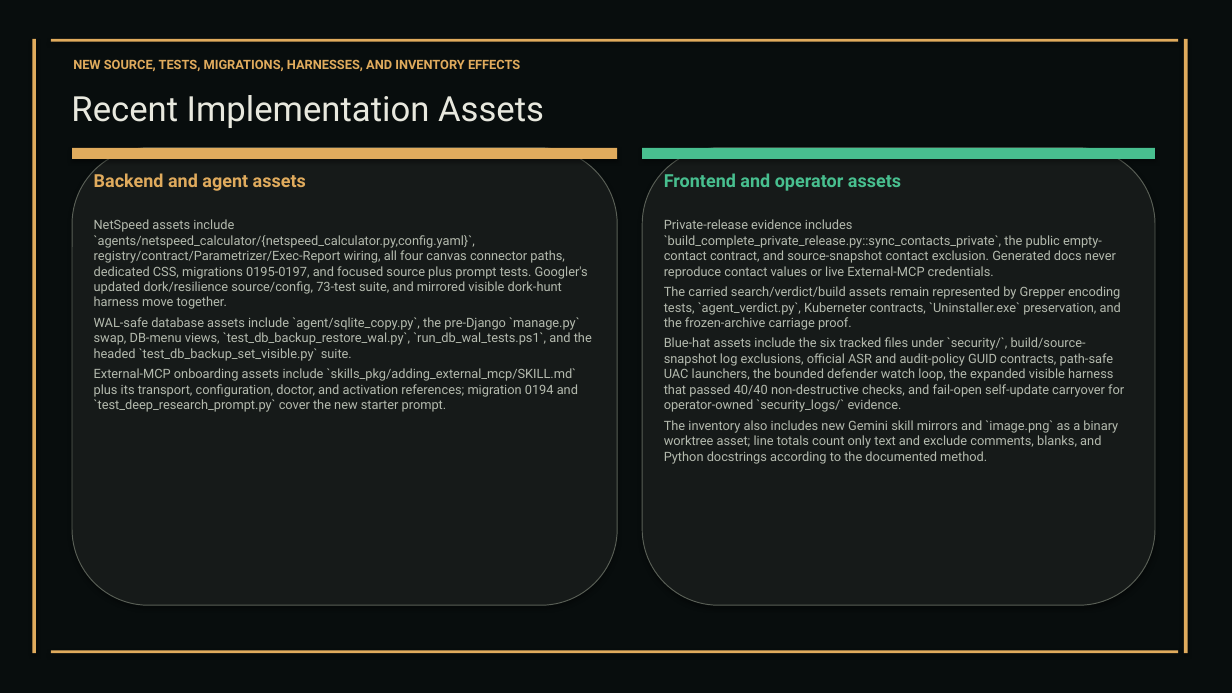
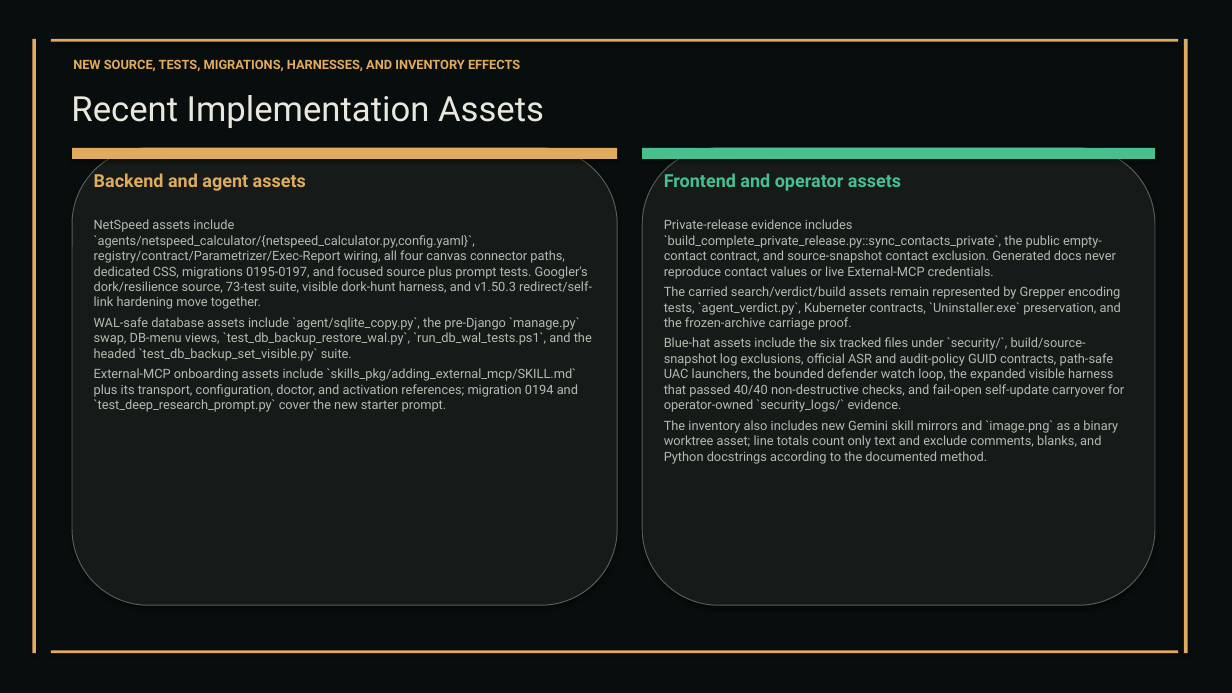
Before and after one commit to XAIHT/Tlamatini, a slide deck: slide 36 of Tlamatini_eXtended_Artificial_Intelligence_Humanly_Tempered.pptx. Drawn at 1232x693 pixels with LibreOffice and Linux fonts; fonts in the diff are those of the drawing. Boxes give left, top, right and bottom in pixels: in the first picture for what was removed or moved away, otherwise in the second. Text is boxed around its words. In the diff, an @@ line names an element or a change of style, - is before the commit and + after.

```diff
--- a/Tlamatini_eXtended_Artificial_Intelligence_Humanly_Tempered.pptx
+++ b/Tlamatini_eXtended_Artificial_Intelligence_Humanly_Tempered.pptx
@@ text at (x1=94, y1=219, x2=592, y2=309): text changed @@
-NetSpeed assets include `agents/netspeed_calculator/{netspeed_calculator.py,config.yaml}`, registry/contract/Parametrizer/Exec-Report wiring, all four canvas connector paths, dedicated CSS, migrations 0195-0197, and focused source plus prompt tests. Googler's updated dork/resilience source/config, 73-test suite, and mirrored visible dork-hunt harness move together.
+NetSpeed assets include `agents/netspeed_calculator/{netspeed_calculator.py,config.yaml}`, registry/contract/Parametrizer/Exec-Report wiring, all four canvas connector paths, dedicated CSS, migrations 0195-0197, and focused source plus prompt tests. Googler's dork/resilience source, 73-test suite, visible dork-hunt harness, and v1.50.3 redirect/self-link hardening move together.
```
Also in this commit, not shown: 19 other slides changed, 1 slide removed, 10 other files.
